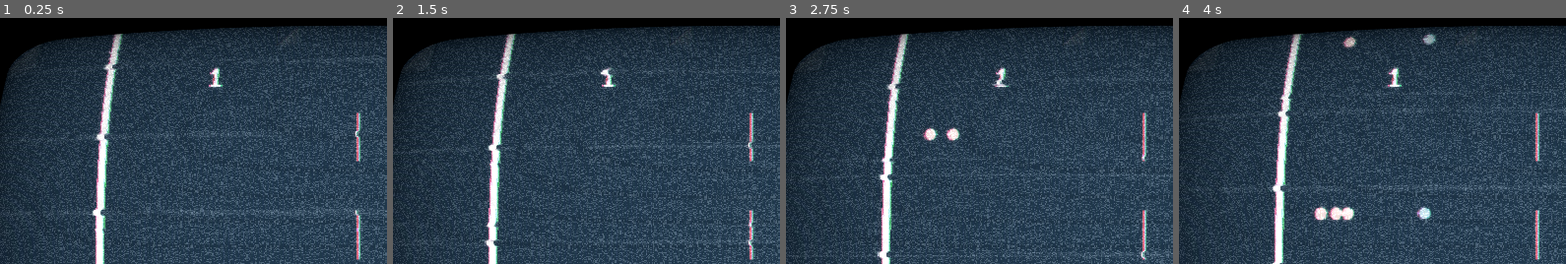
Above: before the commit, frames 1-4 (left to right).
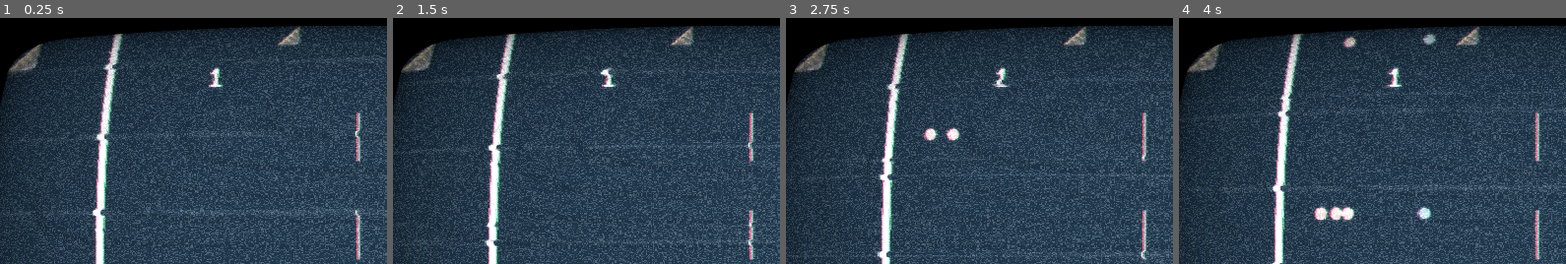
Above: after the commit, the same moments.

Repository: 0xOnyx/UpsiJam2.0
Game: Godot game, scene res://effect/effect.tscn
The game is run twice, just before and just after one commit, with the same random seed, the same clock (stepped at 60 frames per second) and the same inputs. The project has no main scene, so this scene is started directly.
Inputs:
- Up to frame 1 (0.25 s): no input
- Up to frame 2 (1.5 s): tap Enter (1_select) at 0.5, 0.6, 1.35 s; hold W (1_move_up) 0.53-1.28 s; hold S (1_move_down) from 1.28 s (still down)
- Up to frame 3 (2.75 s): release S (1_move_down) at 2.03 s; hold W (1_move_up) from 2.03 s (still down); tap Enter (1_select) at 2.1 s
- Up to frame 4 (4 s): tap Enter (1_select) at 2.85, 3.6 s; release W (1_move_up) at 3.53 s; hold S (1_move_down) from 3.53 s (still down)
The pictures show only the part of the screen within x 3-53%, y 1-51%; the shares and areas given below are measured in that part.

The runs differ from the first frame. In frame 1, 0.7% of the frame differs, in the area x 2-78%, y 3-22%; in frame 2, 0.7%; in frame 3, 0.7%; in frame 4, 0.7%.

Commit message:
fixed sticky once again and lightened the alpha of the cursor

Diff:
--- a/blocker/Area2D.gd
+++ b/blocker/Area2D.gd
@@ -21,7 +21,7 @@
 	if body is KinematicBody2D:
 		body.can_play = false;
 		return;
-	if (body is RigidBody2D && get_parent().get_bounce() > 0):
+	if (body is RigidBody2D && get_parent().get_bounce() != 0):
 		body.linear_velocity = Vector2(0,0)
 	hit += 1
 	if hit == 2:
--- a/player/Cursor.gd
+++ b/player/Cursor.gd
@@ -30,7 +30,6 @@
 	pick()
 	position = Vector2(0,0)
 
-	place.modulate.a = .2
 	place.scale = size
 	$Sprite.scale = size
 	$CollisionShape2D.scale = size
@@ -51,7 +50,7 @@
 	place.texture = sprite
 
 func _physics_process(delta):
-	modulate.a = 0.5
+	modulate.a = 0.8
 
 
 
